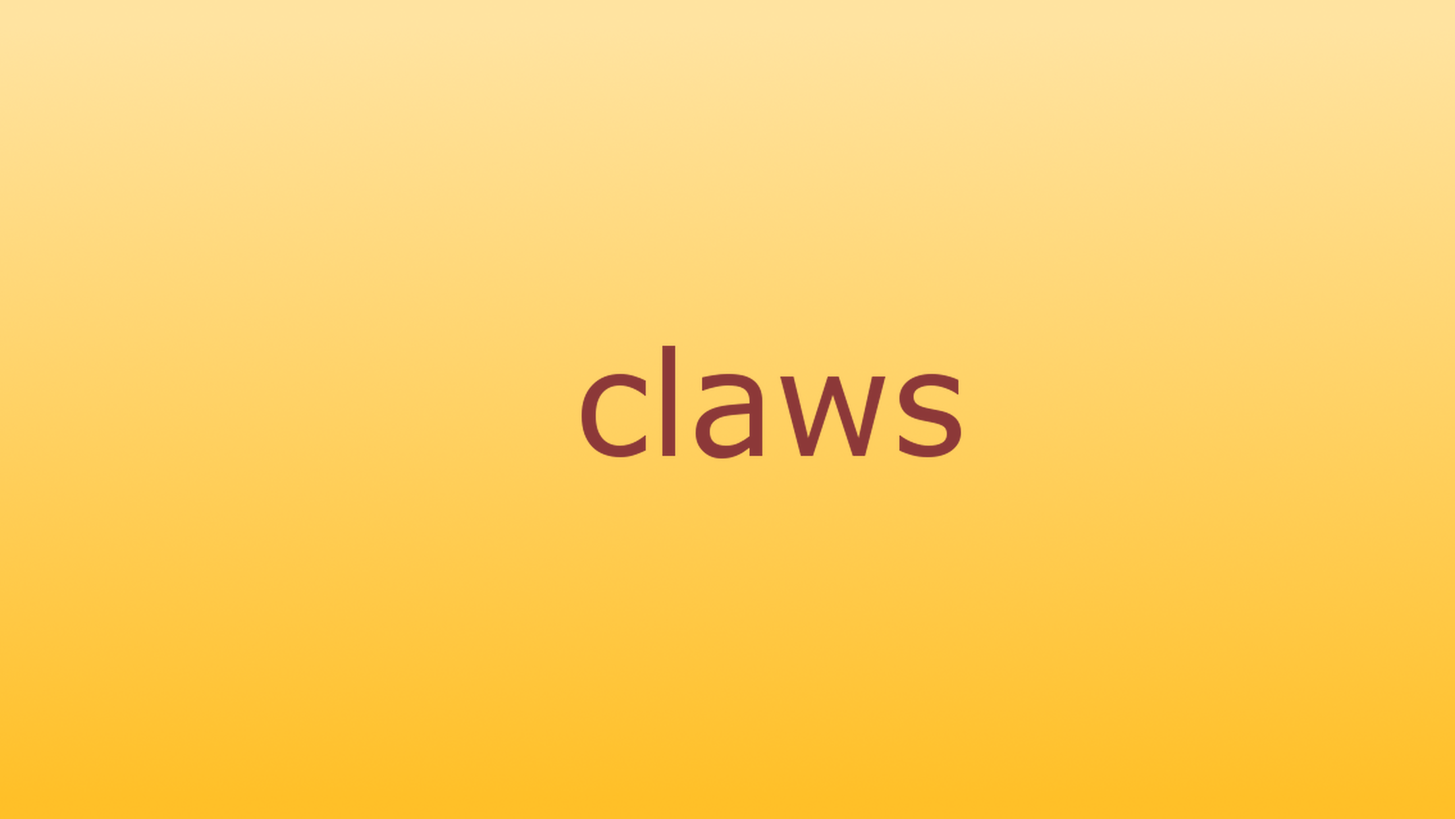
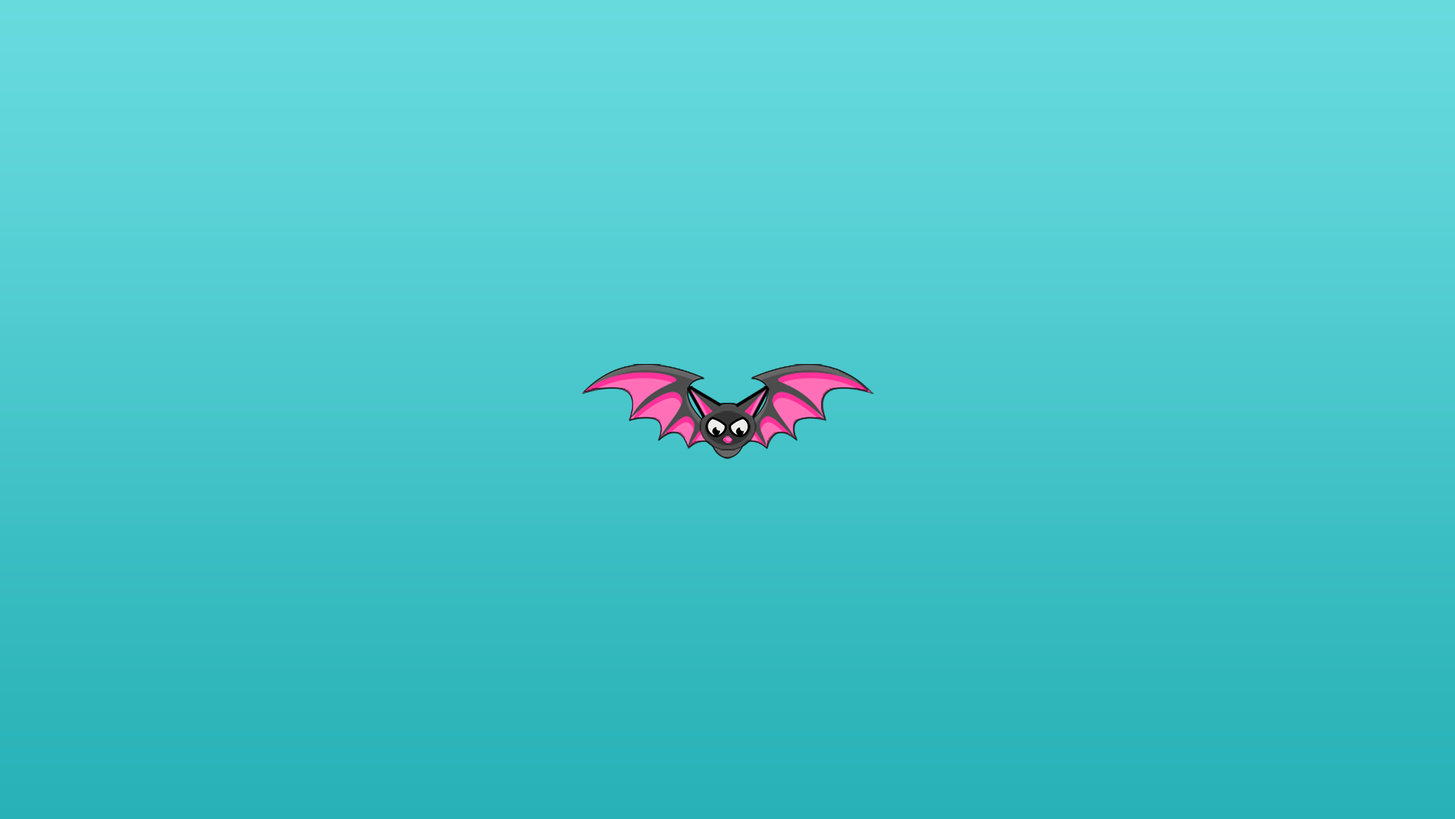
Revision of a layered 1455×819 image; what changed, layer by layer:
removed layer "claws" over [578, 342, 965, 462]
renamed "launch.png" to "launch2208x1242.png", painted on it over [0, 0, 1455, 819]
